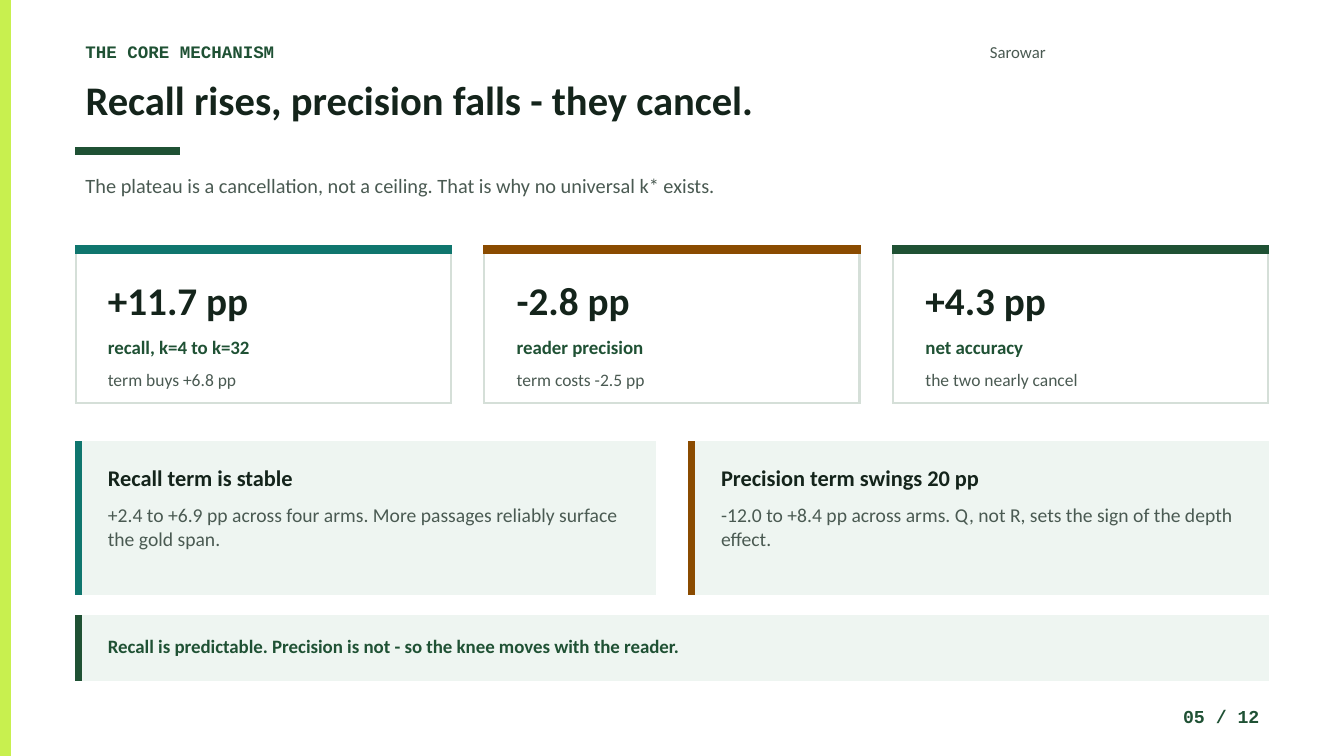
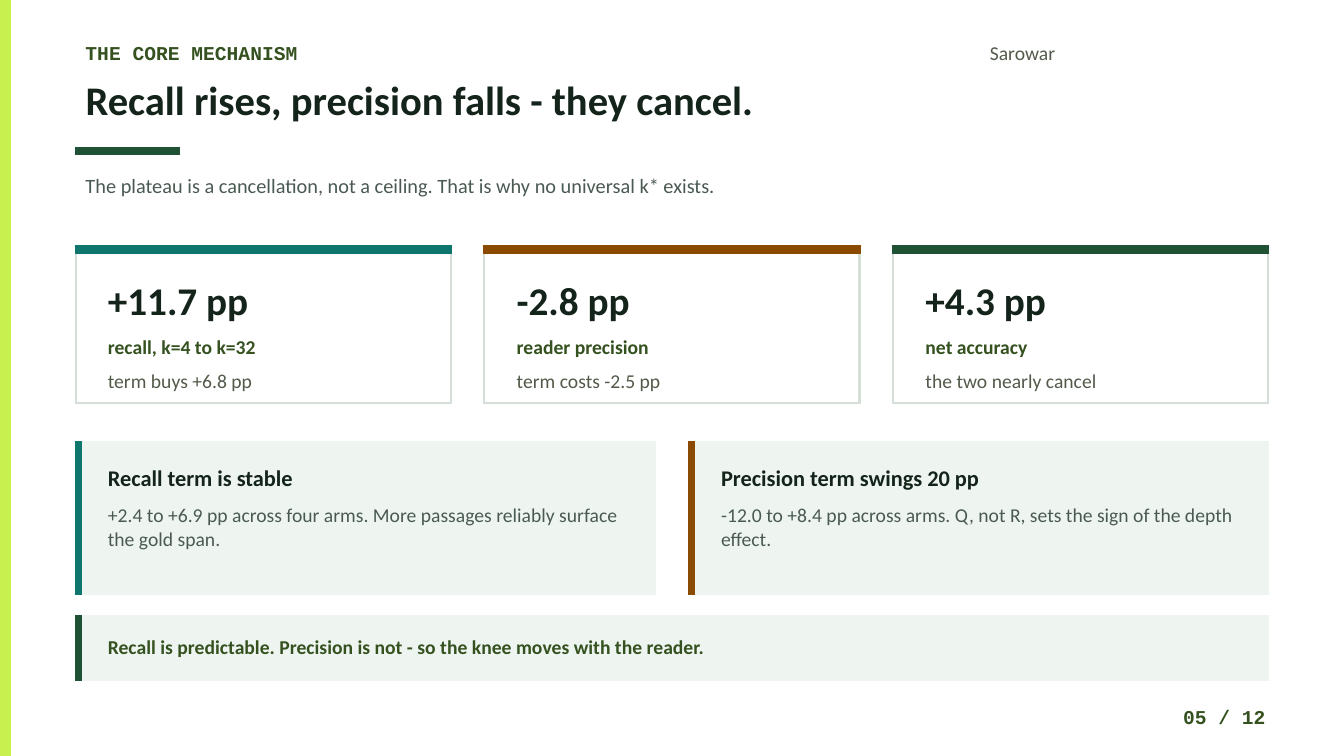
Before and after one commit to Atik203/energy-optimal-rag, a slide deck: slide 5 of ppt_slides/Energy_Methodology_Presentation.pptx. Drawn at 1344x756 pixels with LibreOffice and Linux fonts; fonts in the diff are those of the drawing. Boxes give left, top, right and bottom in pixels: in the first picture for what was removed or moved away, otherwise in the second. Text is boxed around its words. In the diff, an @@ line names an element or a change of style, - is before the commit and + after.

```diff
--- a/ppt_slides/Energy_Methodology_Presentation.pptx
+++ b/ppt_slides/Energy_Methodology_Presentation.pptx
@@ text "THE CORE MECHANISM" at bbox=[85, 47, 297, 60]: size 12.5 to 14 pt, text colour #1F5134 to #34511F @@
@@ text "Sarowar" at bbox=[990, 47, 1055, 60]: size 12 to 14 pt, text colour #4A5A52 to #525A4A @@
@@ size 13.5 to 14 pt, text colour #1F5134 to #34511F in 4 elements at bbox=[108, 640, 704, 657], bbox=[108, 340, 256, 357], bbox=[517, 340, 649, 357], bbox=[925, 341, 1027, 357] @@
@@ size 12.5 to 14 pt, text colour #4A5A52 to #525A4A in 3 elements at bbox=[108, 374, 252, 391], bbox=[517, 375, 661, 391], bbox=[925, 374, 1096, 391] @@
@@ text "05 / 12" at bbox=[1183, 711, 1266, 724]: size 13 to 14 pt, text colour #1F5134 to #34511F @@
```
Also in this commit, not shown: 11 other slides changed, 3 other files.
